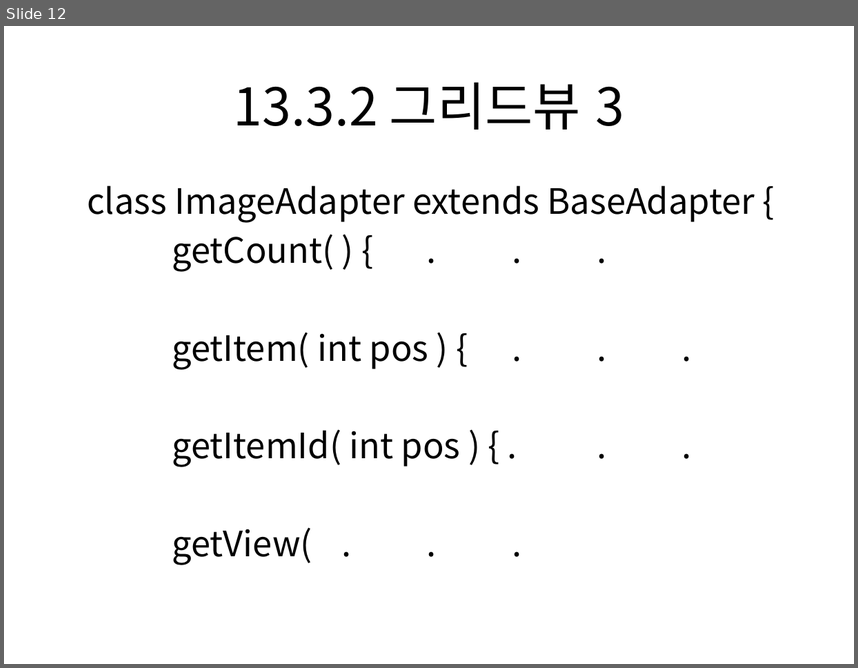
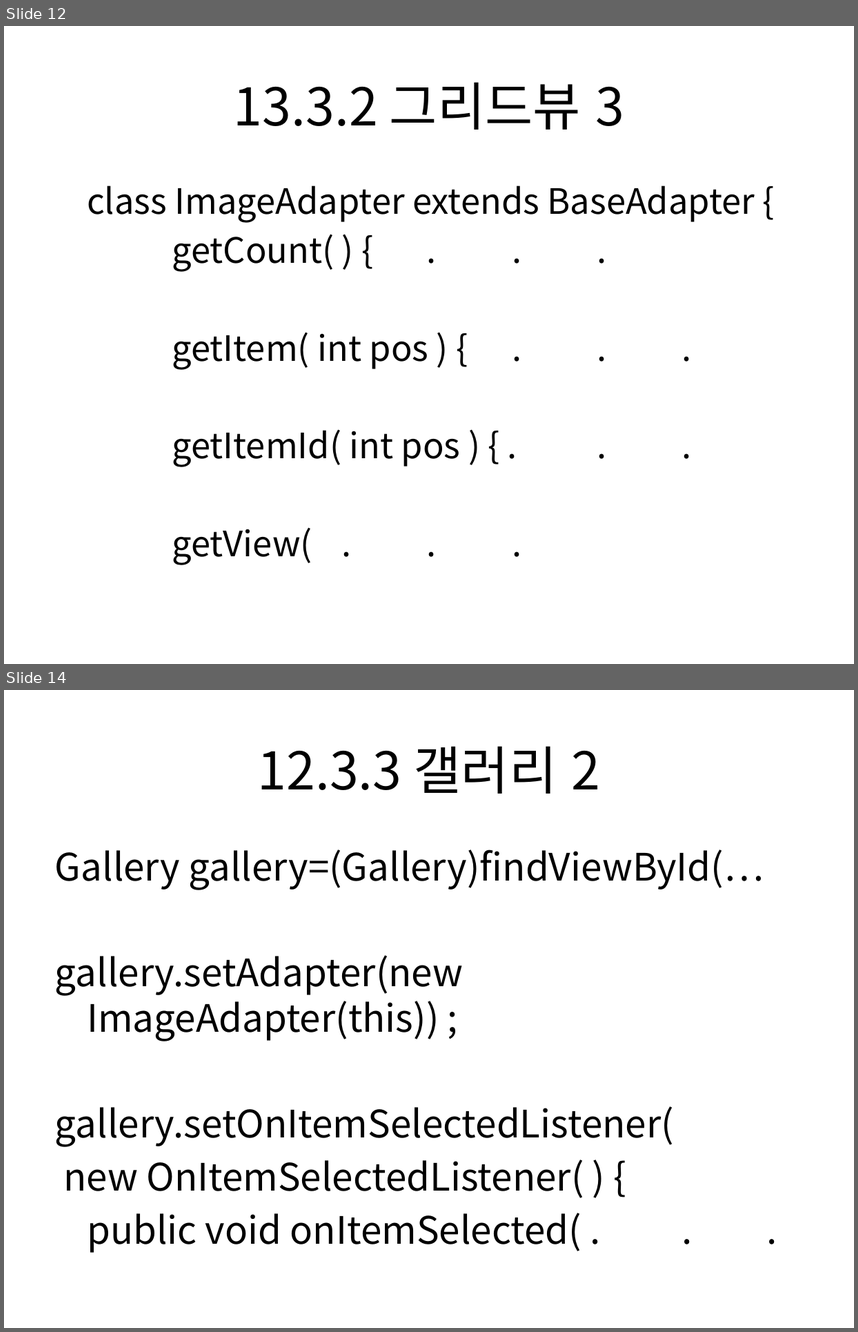
Before and after one commit to dummyFirst/NHK_Japanese, a slide deck: Android/안드로이드 프로그래밍 정복/Chapter12 어댑터뷰.pptx. Shown one above the other, each under a label of ours: slide 12 before the commit, slides 12 and 14 after it; the slides between them are not shown. The pictures are 858x668 and 858x1332 pixels, drawn with LibreOffice and Linux fonts; fonts in the diff are those of the drawing. Boxes give left, top, right and bottom in pixels: in the first picture for what was removed or moved away, otherwise in the second. Text is boxed around its words. In the diff, an @@ line names an element or a change of style, - is before the commit and + after.

Commit message:
OutLine 12.3.3 갤러리

```diff
--- a/Android/안드로이드 프로그래밍 정복/Chapter12 어댑터뷰.pptx
+++ b/Android/안드로이드 프로그래밍 정복/Chapter12 어댑터뷰.pptx
@@ slide 14 added at box(4, 690, 854, 1328), background #FFFFFF @@
@@ title added at box(258, 746, 601, 793), 44 pt, text #000000 @@
+12.3.3 갤러리 2
@@ text added at box(55, 849, 764, 1252), 32 pt, text #000000 @@
+Gallery gallery=(Gallery)findViewById(…
+gallery.setAdapter(new ImageAdapter(this)) ;
+gallery.setOnItemSelectedListener(
+new OnItemSelectedListener( ) {
+public void onItemSelected( . . .
```
Also in this commit, not shown: 1 slide changed, 1 other slide added.
